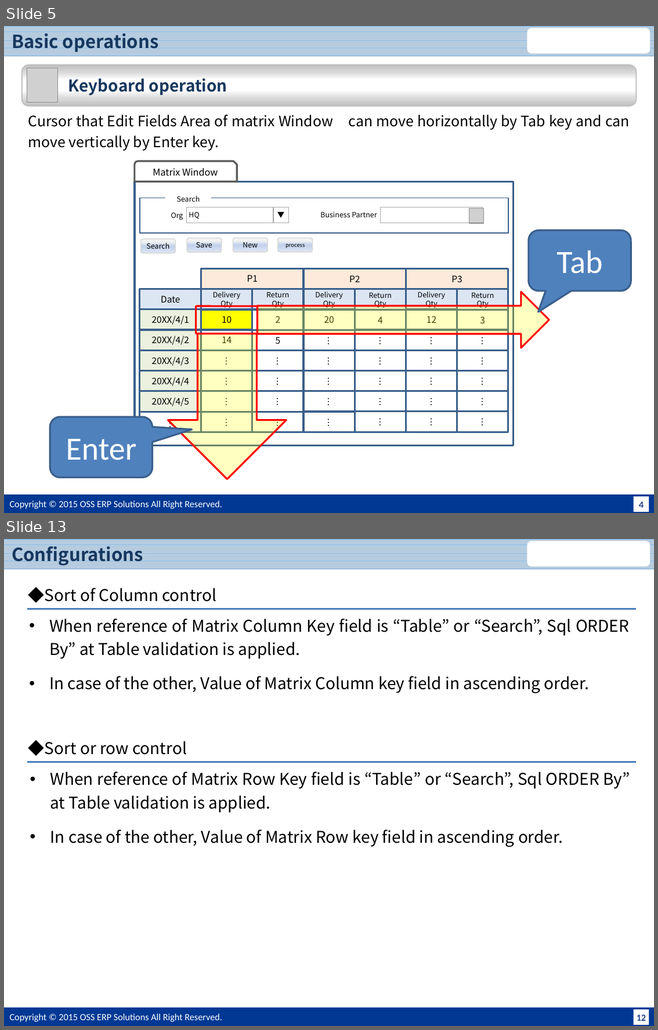
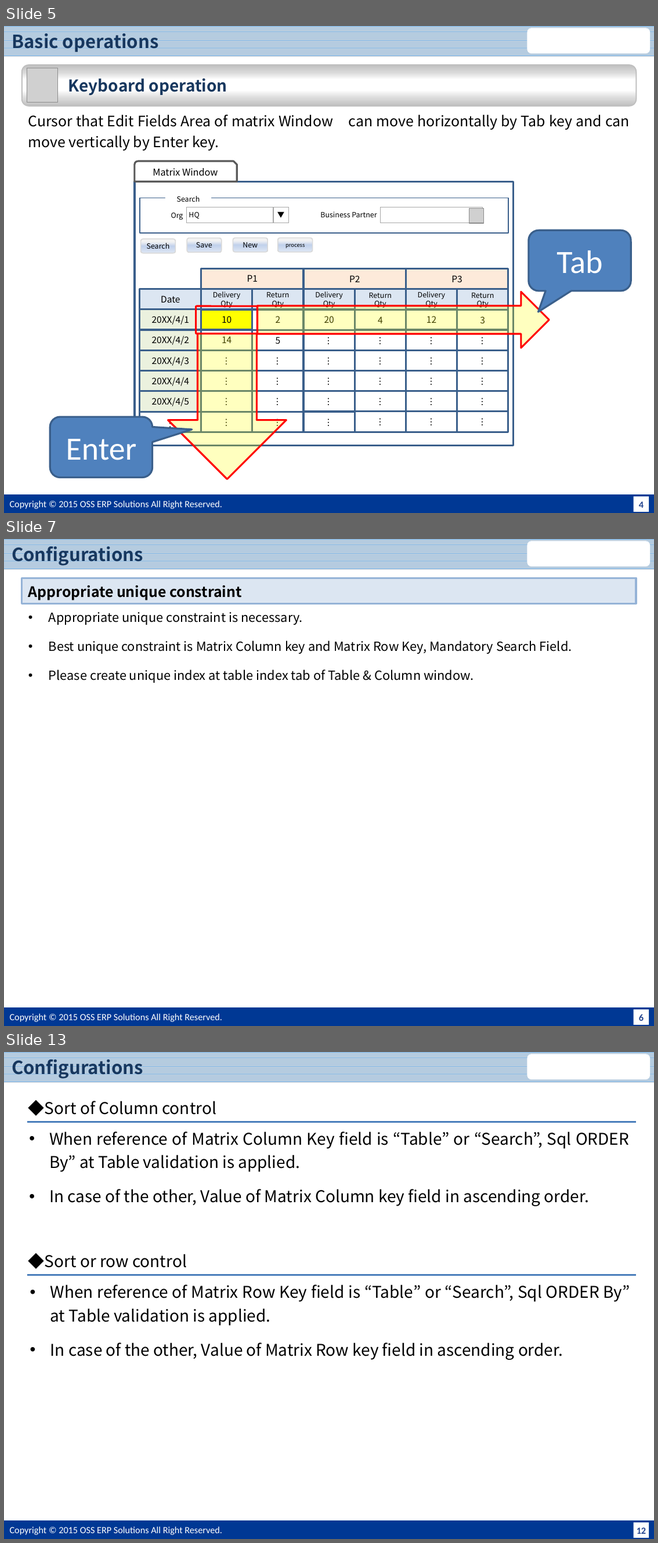
Before and after one commit to JPiere/jpiere.plugin.webui.matrixwindow, a slide deck: Doc/JPIERE-0098_MatrixWindow.pptx. Shown one above the other, each under a label of ours: slides 5 and 13 before the commit, slides 5, 7 and 13 after it; the slides between them are not shown. The pictures are 658x1030 and 658x1543 pixels, drawn with LibreOffice and Linux fonts; fonts in the diff are those of the drawing; grey boxes stand for pictures; background and template pictures are left out. Boxes give left, top, right and bottom in pixels: in the first picture for what was removed or moved away, otherwise in the second. Text is boxed around its words. In the diff, an @@ line names an element or a change of style, - is before the commit and + after.

Commit message:
improve search condition.

```diff
--- a/Doc/JPIERE-0098_MatrixWindow.pptx
+++ b/Doc/JPIERE-0098_MatrixWindow.pptx
@@ slide 7 added at (x1=4, y1=539, x2=654, y2=1026), background #FFFFFF; not listed: 5 template elements that a slide beside it also shows @@
@@ title added at (x1=12, y1=542, x2=143, y2=566), 20 pt, text #17375E, bold @@
+Configurations
@@ rectangle added at (x1=22, y1=578, x2=636, y2=603), fill #DCE6F2, outline #95B3D7 2 pt, 16 pt, text #000000, bold @@
+Appropriate unique constraint
@@ text added at (x1=49, y1=612, x2=572, y2=683), 14 pt, text #000000 @@
+• Appropriate unique constraint is necessary.
+• Best unique constraint is Matrix Column key and Matrix Row Key, Mandatory Search Field.
+• Please create unique index at table index tab of Table & Column window.
```
Also in this commit, not shown: 5 slides changed, 3 other slides added, 5 slides removed, 4 other files.
